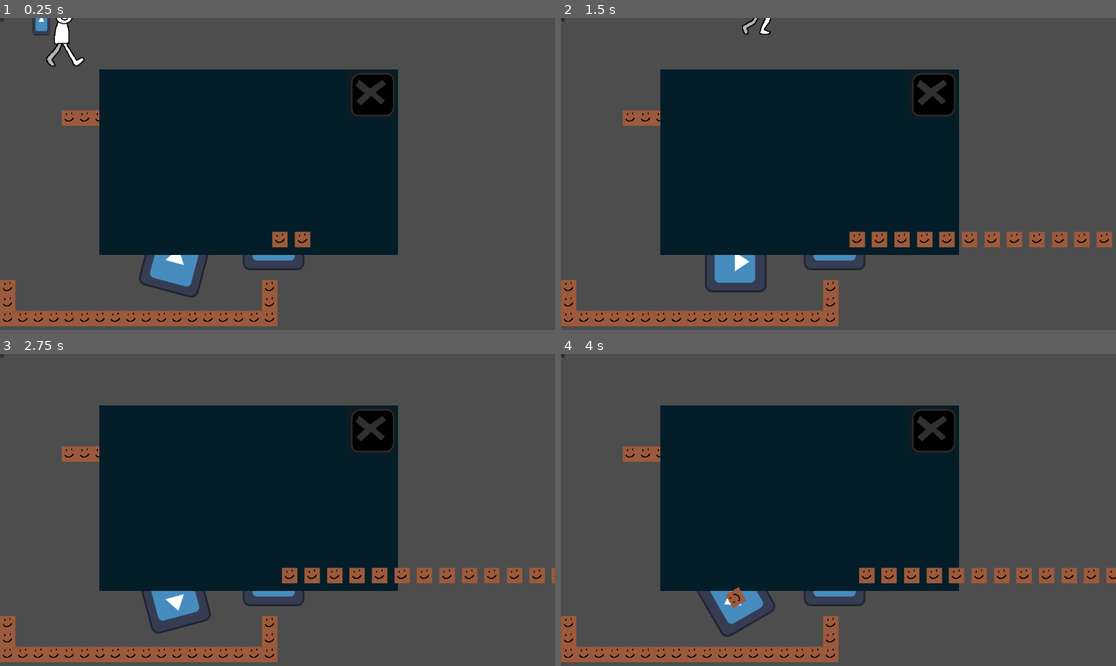
Above: before the commit, frames 1-4 (two rows, left to right).
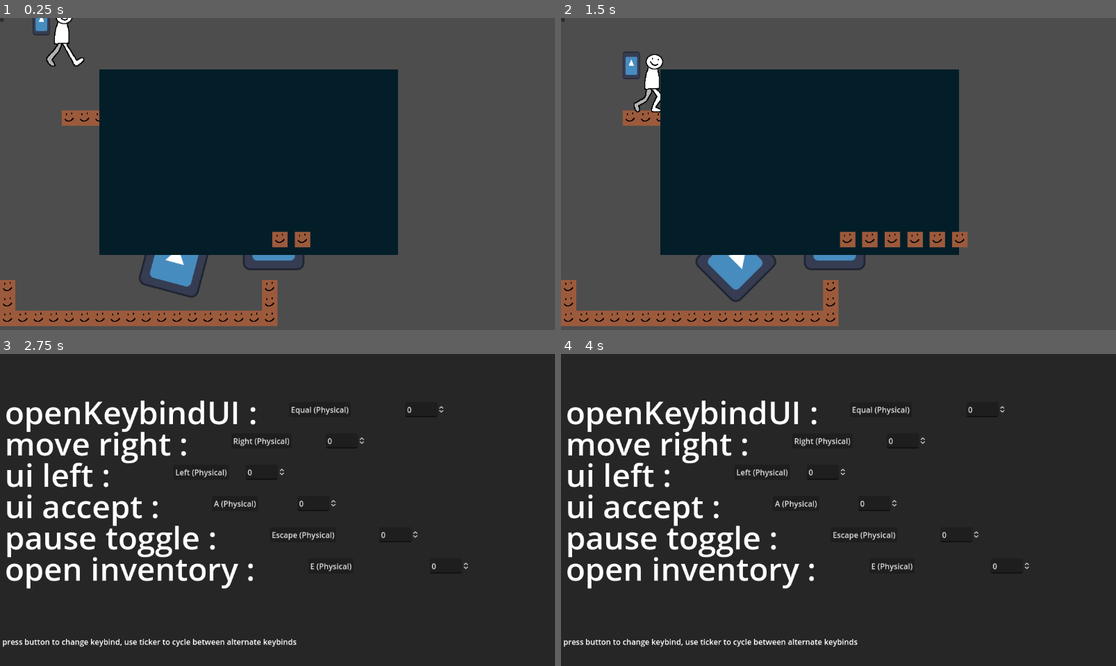
Above: after the commit, the same moments.

Repository: kaitaobenson/Dunebound
Game: Godot game, scene res://Scenes/Main.tscn
The game is run twice, just before and just after one commit, with the same random seed, the same clock (stepped at 60 frames per second) and the same inputs. The engine's default icon, where the game draws it, is replaced by a stand-in: a white triangle on a blue panel in a dark square.
Inputs (mouse positions are in pixels of both pictures, inside the frame that each line leads up to):
- Up to frame 1 (0.25 s): no input
- Up to frame 2 (1.5 s): move the mouse to (960, 158) at 0.52 s; hold Right (move-right) from 0.53 s (still down); tap = (openKeybindUI, bound only after the commit) at 0.6, 1.35 s; click (960, 158) at 0.67 s; tap A (ui_accept) at 0.77 s; move the mouse to (727, 189) at 1.27 s
- Up to frame 3 (2.75 s): tap A (ui_accept) at 1.52 s; move the mouse to (333, 441) at 2.02 s; release Right (move-right) at 2.03 s; hold Left (ui_left) from 2.03 s (still down); tap = (openKeybindUI, bound only after the commit) at 2.1 s
- Up to frame 4 (4 s): move the mouse to (810, 572) at 2.77 s; release Left (ui_left) at 2.78 s; hold Right (move-right) from 2.78 s (still down); tap = (openKeybindUI, bound only after the commit) at 2.85, 3.6 s; click (810, 572) at 2.92 s; tap A (ui_accept) at 3.02, 3.77 s; move the mouse to (1005, 556) at 3.52 s

The runs differ from the first frame. In frame 1, 1.0% of the frame differs, in the area x 63-71%, y 17-32%; in frame 2, 4.0%; in frame 3, 98%, in the area x 0-100%, y 0-100%; in frame 4, 98%.

Commit message:
Revert "ivnentory window go crazy"
This reverts commit 9b4ba542f15ff7ce58ecec050137155549a40232.

Diff:
--- a/KaiTest3/Scenes/Main.tscn
+++ b/KaiTest3/Scenes/Main.tscn
@@ -6,13 +6,12 @@
 [ext_resource type="Texture2D" uid="uid://b71wd0v54lri5" path="res://Walk_amination.png" id="3_eh27g"]
 [ext_resource type="PackedScene" uid="uid://6y0e01p1abtp" path="res://grapple_hook.tscn" id="4_8iffy"]
 [ext_resource type="PackedScene" uid="uid://oqb4x3h5pj8" path="res://Scenes/gun.tscn" id="4_g0evl"]
+[ext_resource type="Script" path="res://Scripts/keybindUIOpenerTest.gd" id="5_grjk8"]
 [ext_resource type="Script" path="res://Scripts/UIgenerator.gd" id="6_bt4hm"]
 [ext_resource type="Script" path="res://Scripts/keybindUIButtonHandler.gd" id="7_oiap5"]
 [ext_resource type="PackedScene" uid="uid://0y2i0juhrmv2" path="res://Scenes/fast_linear_gun.tscn" id="8_f5681"]
 [ext_resource type="Script" path="res://Scripts/unpauseHandler.gd" id="10_8dq1e"]
 [ext_resource type="Script" path="res://Scripts/cancelButtonHandler.gd" id="10_vag3d"]
-[ext_resource type="Script" path="res://Scenes/inventoryHandler.gd" id="12_q70ba"]
-[ext_resource type="Texture2D" uid="uid://f5y6p70rivr1" path="res://Assets/Textures/ui_close.svg" id="13_x0xyk"]
 
 [sub_resource type="TileSetAtlasSource" id="TileSetAtlasSource_jd2el"]
 texture = ExtResource("1_mpd0d")
@@ -169,6 +168,7 @@
 process_mode = 3
 visible = false
 z_index = 1
+script = ExtResource("5_grjk8")
 
 [node name="ColorRect" type="ColorRect" parent="uiContainer"]
 offset_right = 1160.0
@@ -223,7 +223,6 @@
 script = ExtResource("10_8dq1e")
 
 [node name="inventoryContainer" type="Node2D" parent="."]
-script = ExtResource("12_q70ba")
 
 [node name="Control" type="Control" parent="inventoryContainer"]
 layout_mode = 3
@@ -239,10 +238,3 @@
 offset_right = 826.0
 offset_bottom = 492.0
 color = Color(0.0117647, 0.117647, 0.156863, 1)
-
-[node name="closeButton" type="Button" parent="inventoryContainer"]
-offset_left = 723.0
-offset_top = 110.0
-offset_right = 822.0
-offset_bottom = 209.0
-icon = ExtResource("13_x0xyk")
--- a/KaiTest3/Scenes/inventoryHandler.gd
+++ /dev/null
@@ -1,16 +0,0 @@
-extends Node2D
-var closeButton:Button
-func _ready():
-	closeButton = get_node("closeButton")
-	closeButton.connect("pressed",invClose)
-	closeButton.disabled = false
-func invClose():
-	self.visible = false
-	closeButton.disabled = true
-func invToggle():
-	self.visible = !self.visible
-	closeButton.disabled = !closeButton.disabled
-	print(closeButton.disabled)
-func _process(delta):
-	if(Input.is_action_just_pressed("inventory_toggle")):
-		invToggle()
--- /dev/null
+++ b/KaiTest3/Scripts/keybindUIOpenerTest.gd
@@ -0,0 +1,12 @@
+extends Node2D
+@onready var uiContainer = get_parent().get_node("uiContainer")
+func toggleOpen():
+		if(uiContainer.visible):
+			uiContainer.visible = false
+			get_tree().paused = false
+		else:
+			uiContainer.visible = true
+			get_tree().paused = true
+func _process(delta):
+	if Input.is_action_just_pressed("openKeybindUI"):
+		toggleOpen()
--- a/KaiTest3/userData/keybinds.json
+++ b/KaiTest3/userData/keybinds.json
@@ -2,6 +2,12 @@
 	"comment": "keybinds are in a array of keys-action name format",
 	"comment2": "the defaults are just some random things i set, feel free to change them",
 	"keybinds": [
+		{
+			"actionName": "openKeybindUI",
+			"key": [
+				"Equal"
+			]
+		},
 		{
 			"actionName": "move-right",
 			"key": [
@@ -28,7 +34,7 @@
 			]
 		},
 		{
-			"actionName" : "inventory_toggle",
+			"actionName" : "open_inventory",
 			"key" : [
 				"E"
 			]
Not shown, removed: KaiTest3/Assets/Textures/ui_close.svg.import
Not shown: 1 places in KaiTest3/Scenes/Main.tscn that only renumber resources
